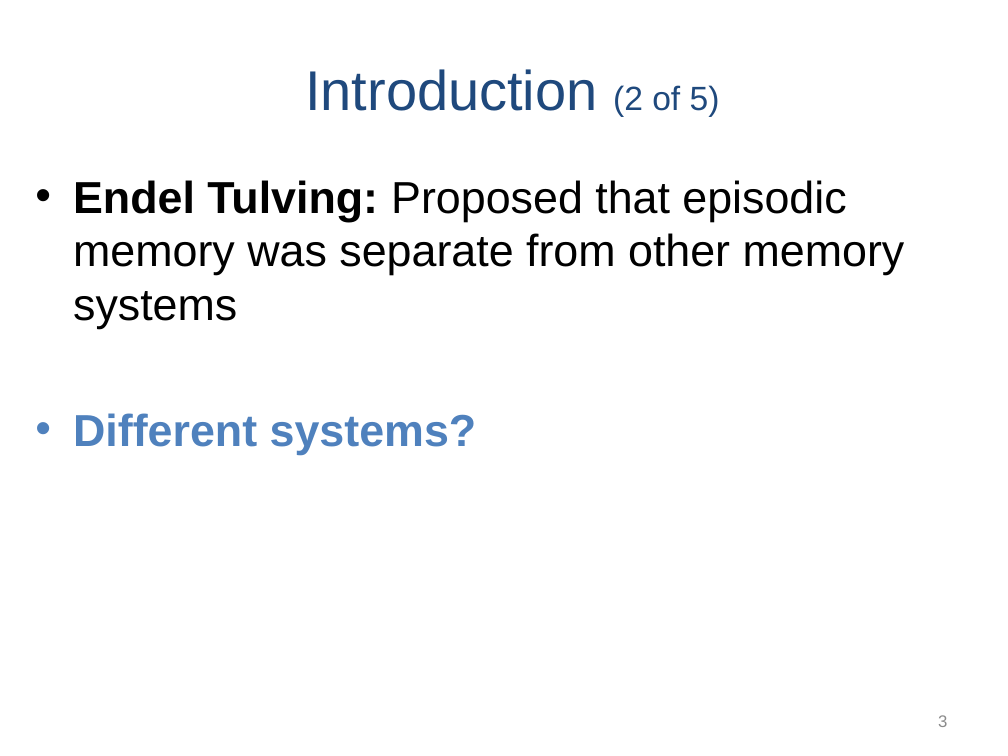
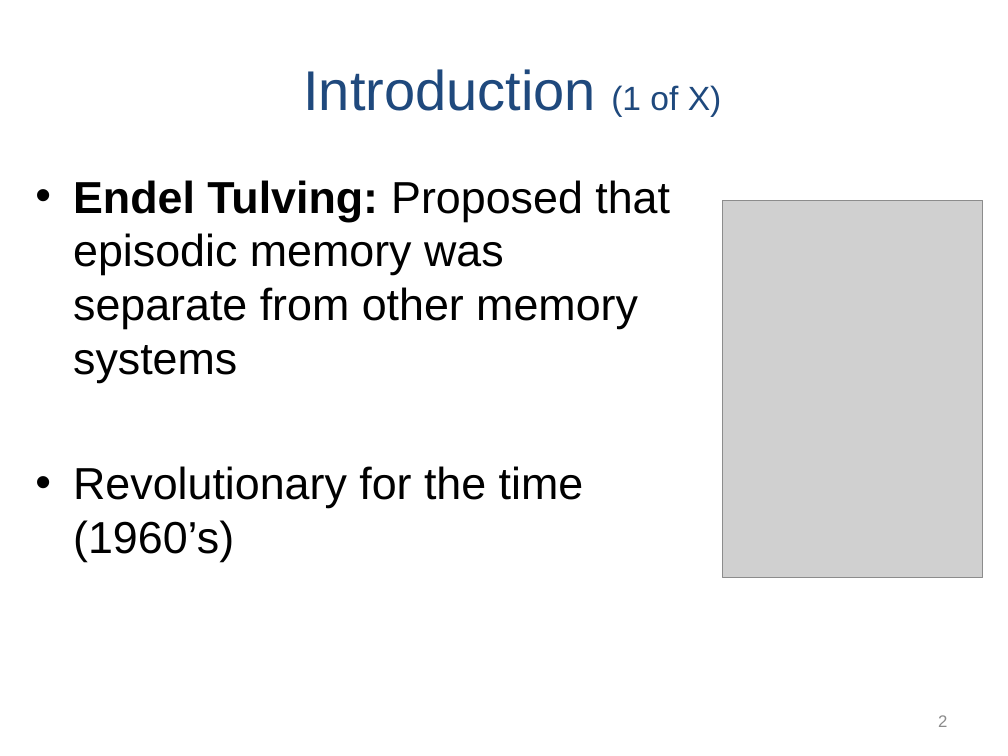
Before and after one commit to npm27/Teaching-Materials, a slide deck: slide 2 of Memory/Slides/Chapter 4.PPTX (slide 3 before the commit). Drawn at 1008x756 pixels with LibreOffice and Linux fonts; fonts in the diff are those of the drawing; grey boxes stand for pictures. Boxes give left, top, right and bottom in pixels: in the first picture for what was removed or moved away, otherwise in the second. Text is boxed around its words. In the diff, an @@ line names an element or a change of style, - is before the commit and + after.

```diff
--- a/Memory/Slides/Chapter 4.PPTX
+++ b/Memory/Slides/Chapter 4.PPTX
@@ title at (x1=303, y1=69, x2=722, y2=117): text changed @@
-Introduction (2 of 5)
+Introduction (1 of X)
@@ picture added at (x1=723, y1=201, x2=983, y2=579) @@
@@ text at (x1=73, y1=466, x2=584, y2=562): text changed; text colour #4F81BD to #000000; bold off @@
-• Different systems?
+• Revolutionary for the time (1960’s)
@@ page number at (x1=938, y1=715, x2=947, y2=727): text changed @@
-3
+2
```
Also in this commit, not shown: 2 other slides changed, 6 slides added.
